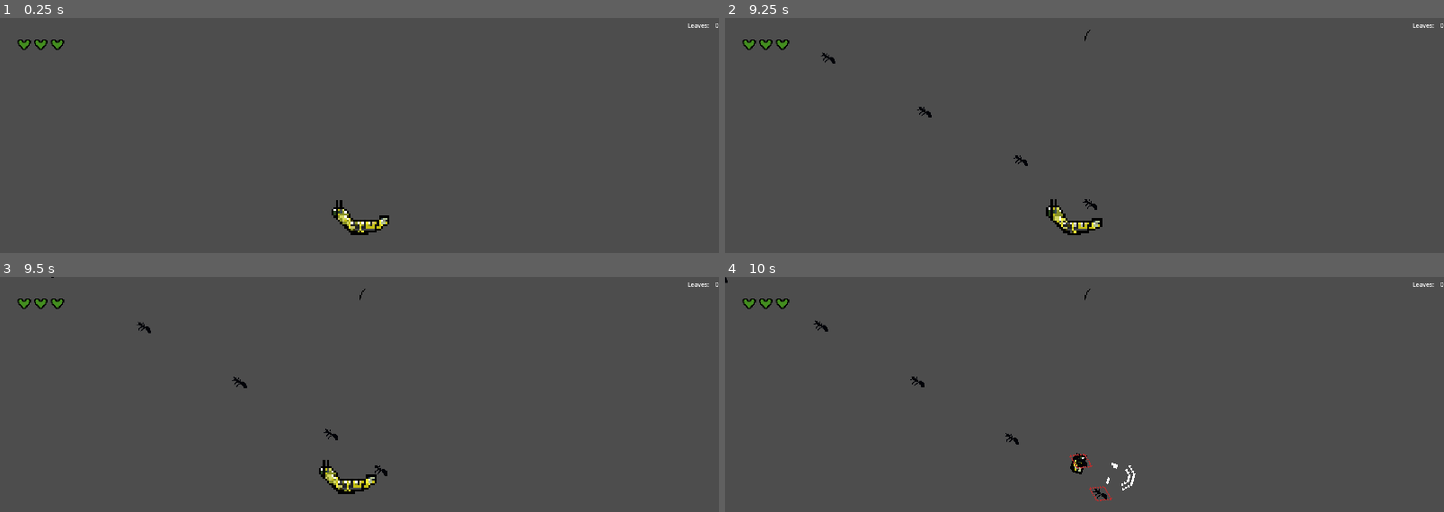
Above: before the commit, frames 1-4 (two rows, left to right).
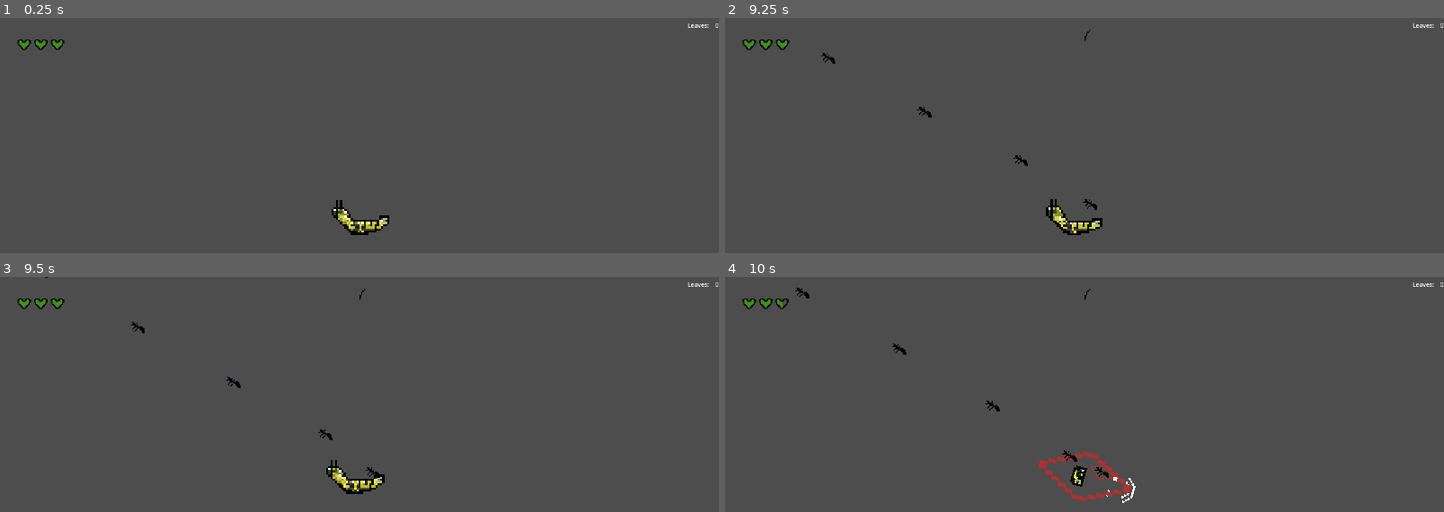
Above: after the commit, the same moments.

Repository: Armand-Alvarez/metamorphosis---jam-77
Game: Godot game, scene res://src/scenes/game.tscn
The game is run twice, just before and just after one commit, with the same random seed, the same clock (stepped at 60 frames per second) and the same inputs.
Inputs (mouse positions are in pixels of both pictures, inside the frame that each line leads up to):
- Up to frame 1 (0.25 s): no input
- Up to frame 2 (9.25 s): tap Enter at 0.5 s; move the mouse to (1242, 198) at 0.52 s; press the mouse at (1242, 198) at 0.53 s; hold D (move_right) 0.53-1.28 s; move the mouse to (940, 238) at 1.27 s; release the mouse at (940, 238) at 1.28 s; hold S (move_down) 1.28-2.03 s; tap Space (spawn_mob) every 1.5 s from 1.35 to 8.85 s; move the mouse to (1156, 130) at 2.02 s; press the mouse at (1156, 130) at 2.03 s; hold D (move_right) 2.03-2.78 s; move the mouse to (outside the picture) at 2.77 s; release the mouse at (outside the picture) at 2.78 s; hold W (move_up) 2.78-3.53 s; move the mouse to (outside the picture) at 3.52 s; press the mouse at (outside the picture) at 3.53 s; hold A (move_left) 3.53-5.03 s; move the mouse to (868, 159) at 4.27 s; release the mouse at (868, 159) at 4.28 s; move the mouse to (1120, 220) at 5.02 s; press the mouse at (1120, 220) at 5.03 s; hold S (move_down) 5.03-5.78 s; move the mouse to (976, 119) at 5.77 s; release the mouse at (976, 119) at 5.78 s; hold D (move_right) 5.78-6.53 s; move the mouse to (1242, 198) at 6.52 s; press the mouse at (1242, 198) at 6.53 s; hold W (move_up) 6.53-7.28 s; move the mouse to (940, 238) at 7.27 s; release the mouse at (940, 238) at 7.28 s; hold D (move_right) 7.28-8.03 s; move the mouse to (1156, 130) at 8.02 s; press the mouse at (1156, 130) at 8.03 s; hold S (move_down) 8.03-8.78 s; move the mouse to (outside the picture) at 8.77 s; release the mouse at (outside the picture) at 8.78 s; hold A (move_left) from 8.78 s (still down)
- Up to frame 3 (9.5 s): keep holding A (move_left)
- Up to frame 4 (10 s): move the mouse to (outside the picture) at 9.52 s; release A (move_left) at 9.53 s; press the mouse at (outside the picture) at 9.53 s; hold W (move_up) from 9.53 s (still down)

Frames 1-2 are identical in both runs. In frame 3, 0.8% of the frame differs, in the area x 6-54%, y 0-93%; in frame 4, 1.2%, in the area x 0-58%, y 0-97%.

Commit message:
Changed hit registration for caterpillar from being registered via the enemy to being registered via the caterpillar

Diff:
--- a/src/scenes/caterpillar.tscn
+++ b/src/scenes/caterpillar.tscn
@@ -154,6 +154,7 @@
 
 [node name="CharacterBody2D" type="CharacterBody2D"]
 scale = Vector2(5.745, 5.745)
+collision_mask = 3
 script = ExtResource("1_t0v3e")
 speed = 275
 
@@ -219,6 +220,12 @@
 [node name="HitIndicatorTimer" type="Timer" parent="HitIndicator"]
 one_shot = true
 
+[node name="Hitbox" type="Area2D" parent="."]
+collision_mask = 2
+
+[node name="CollisionPolygon2D" type="CollisionPolygon2D" parent="Hitbox"]
+polygon = PackedVector2Array(-11.6623, -4.52567, -10.792, -5.57006, -10.4439, -7.8329, -8.52916, -7.65883, -9.31245, -6.09226, -8.44212, -5.91819, -4.35161, 0.174064, 9.92167, 0.522193, 12.4456, -1.74064, 12.6197, 1.91471, 2.78503, 6.44038, -4.52567, 5.22193, -8.52916, 1.21845, -10.2698, -1.04439, -11.6623, -2.26284, -11.8364, -3.48129)
+
 [connection signal="timeout" from="MarkerUpdateTimer" to="." method="_on_marker_update_timer_timeout"]
 [connection signal="animation_finished" from="AnimatedAttack" to="." method="_on_animated_attack_animation_finished"]
 [connection signal="timeout" from="AttackTimer" to="." method="_on_attack_timer_timeout"]
--- a/src/scripts/caterpillar.gd
+++ b/src/scripts/caterpillar.gd
@@ -29,6 +29,12 @@
 func _process(delta: float) -> void:
 	handle_input(delta)
 	handle_animations()
+	var bodies_in_hitbox = $Hitbox.get_overlapping_bodies()
+	if not bodies_in_hitbox.is_empty():
+		var damage_taken = 0
+		for body in bodies_in_hitbox:
+			damage_taken += body.damage
+		take_damage(damage_taken)
 
 
 func _set_up_signal_bus_connections() -> void:
@@ -72,9 +78,11 @@
 	if Input.is_action_just_pressed("move_right"):
 		_animation_sprite.flip_h = true
 		$NormalCollisionPolygon2D.scale.x = -1
+		$Hitbox.scale.x = -1
 	if Input.is_action_just_pressed("move_left"):
 		_animation_sprite.flip_h = false
 		$NormalCollisionPolygon2D.scale.x = 1
+		$Hitbox.scale.x = 1
 
 
 
